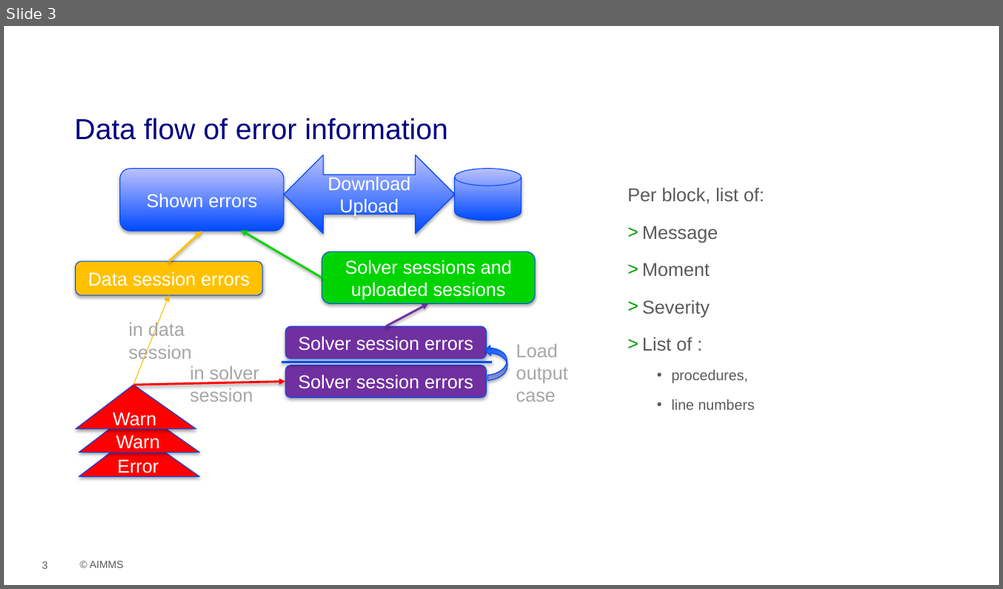
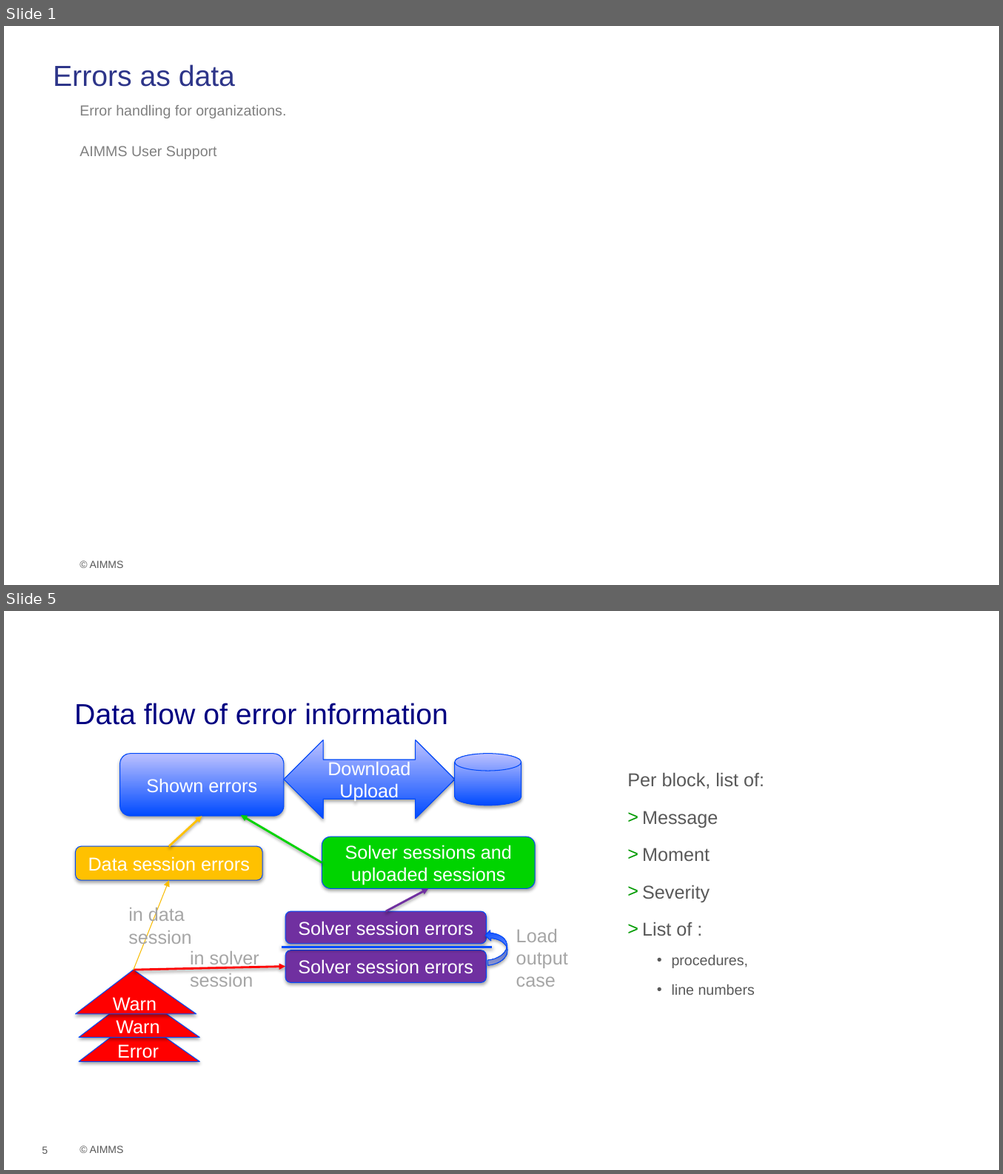
Before and after one commit to aimms/how-to, a slide deck: Articles/310/images/Errors as data.pptx. Shown one above the other, each under a label of ours: slide 3 before the commit, slides 1 and 5 after it; the slides between them are not shown. The pictures are 1003x589 and 1003x1174 pixels, drawn with LibreOffice and Linux fonts; fonts in the diff are those of the drawing; background and template pictures are left out. Boxes give left, top, right and bottom in pixels: in the first picture for what was removed or moved away, otherwise in the second. Text is boxed around its words. In the diff, an @@ line names an element or a change of style, - is before the commit and + after.

```diff
--- a/Articles/310/images/Errors as data.pptx
+++ b/Articles/310/images/Errors as data.pptx
@@ slide 1 added at box(4, 26, 999, 585), background #FFFFFF; not listed: 1 template element that a slide beside it also shows @@
@@ title added at box(53, 64, 235, 87), 28 pt, text #2D3589 @@
+Errors as data
@@ text added at box(79, 105, 286, 159), 14 pt, text #808080 @@
+Error handling for organizations.
+AIMMS User Support
@@ what was slide 3 is now slide 5 @@
@@ page number at box(42, 1147, 48, 1154): text changed @@
-3
+5
```
Also in this commit, not shown: 1 slide changed, 3 other slides added, 1 slide removed, 3 other files.
